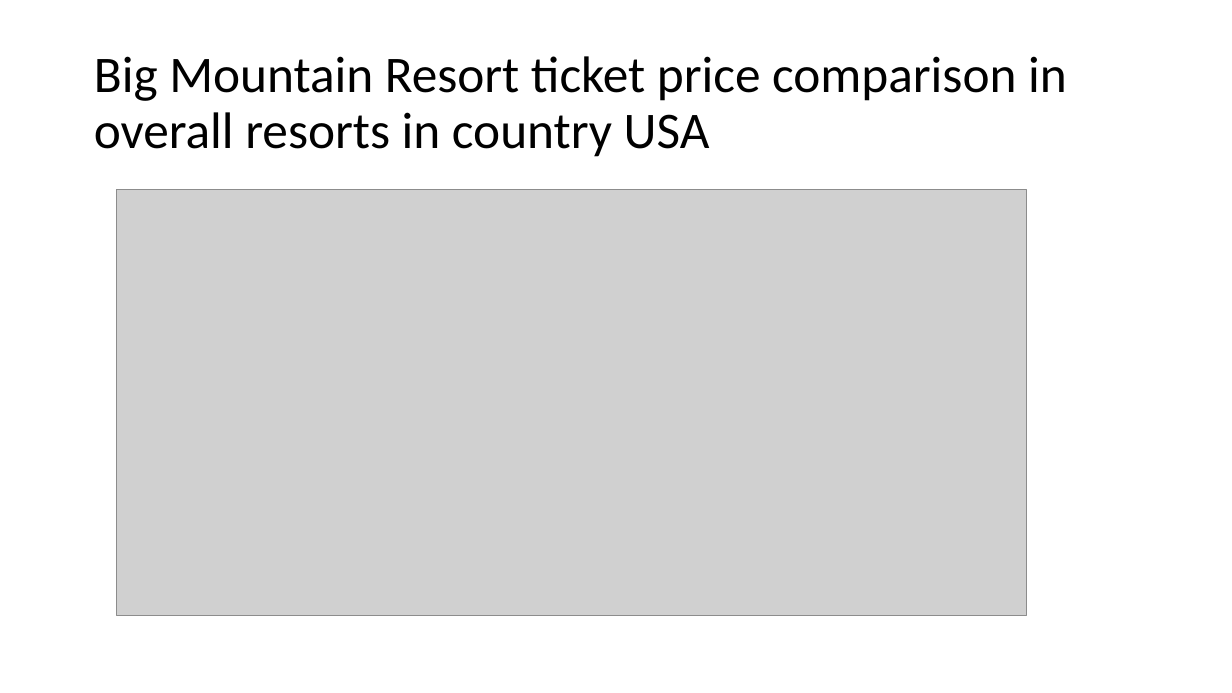
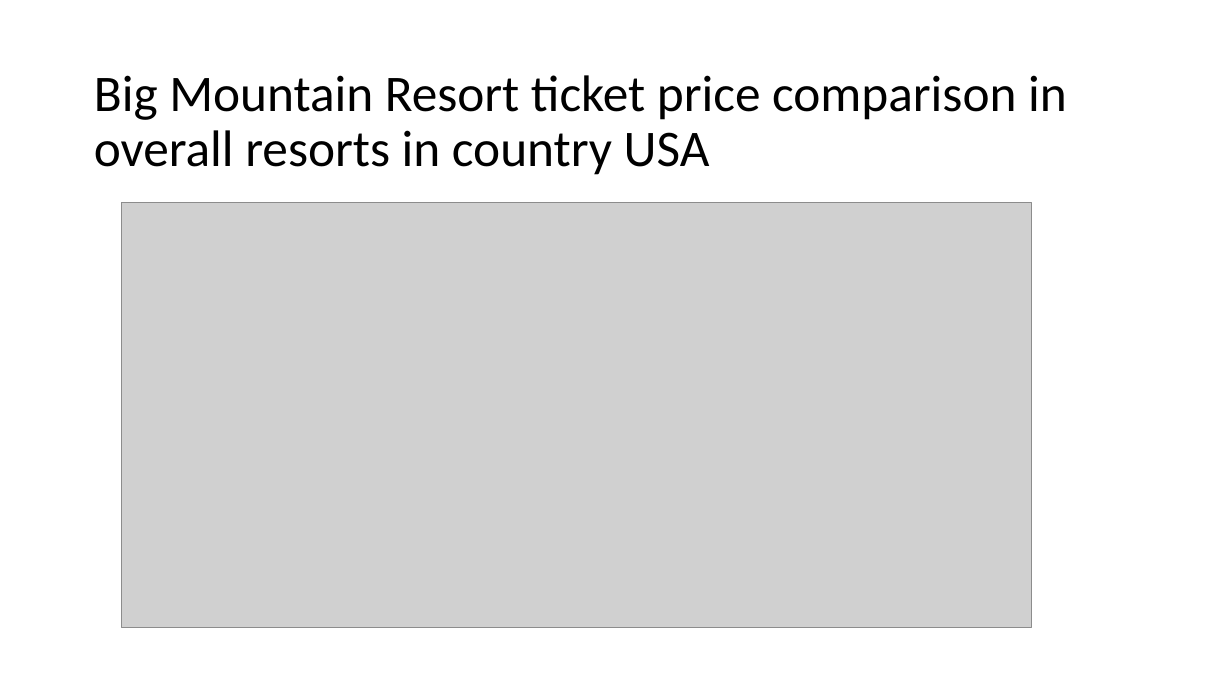
Before and after one commit to shubhamnjain23/DataScienceGuidedCapstone, a slide deck: slide 4 of Guided_Capstone_Slide_Deck.pptx (slide 3 before the commit). Drawn at 1232x693 pixels with LibreOffice and Linux fonts; fonts in the diff are those of the drawing; grey boxes stand for pictures. Boxes give left, top, right and bottom in pixels: in the first picture for what was removed or moved away, otherwise in the second. Text is boxed around its words. In the diff, an @@ line names an element or a change of style, - is before the commit and + after.

```diff
--- a/Guided_Capstone_Slide_Deck.pptx
+++ b/Guided_Capstone_Slide_Deck.pptx
@@ title "Big Mountain Resort ticket price ...": place and size @@
-title "Big Mountain Resort ticket price ..." at [94, 56, 1067, 157]
+title "Big Mountain Resort ticket price ..." at [94, 75, 1067, 175]
@@ picture: place and size @@
-picture at [116, 189, 1027, 616]
+picture at [122, 202, 1032, 628]
```
Also in this commit, not shown: 2 other slides changed, 3 slides added, 1 other file.
